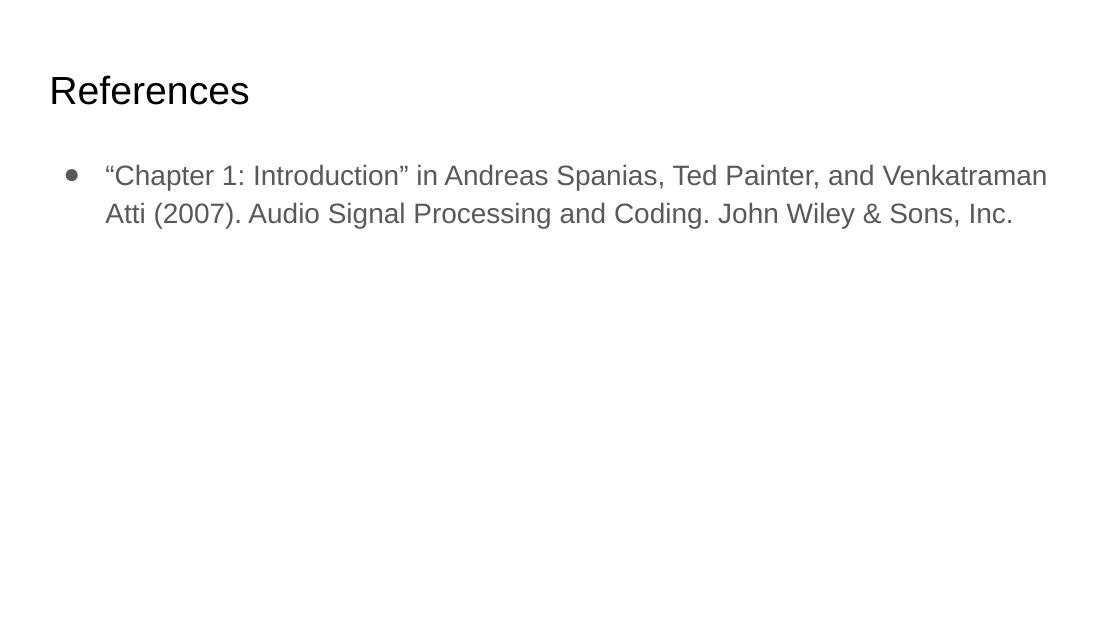
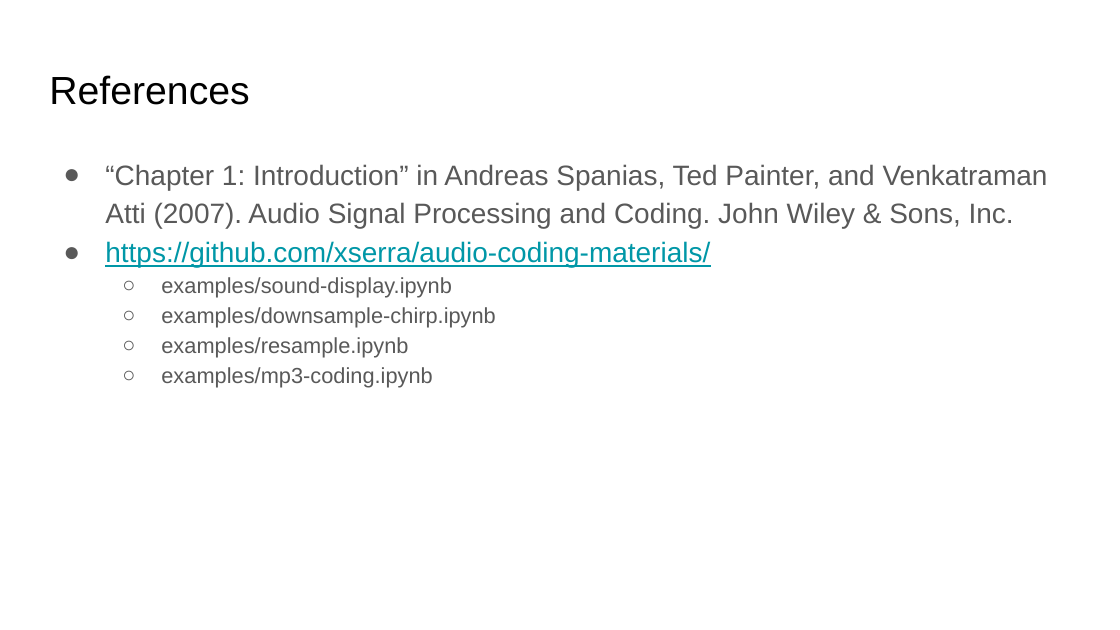
Before and after one commit to xserra/audio-coding-materials, a slide deck: slide 11 of lectures/1. Introduction to audio coding.pptx. Drawn at 1120x630 pixels with LibreOffice and Linux fonts; fonts in the diff are those of the drawing. Boxes give left, top, right and bottom in pixels: in the first picture for what was removed or moved away, otherwise in the second. Text is boxed around its words. In the diff, an @@ line names an element or a change of style, - is before the commit and + after.

Commit message:
added example references

```diff
--- a/lectures/1. Introduction to audio coding.pptx
+++ b/lectures/1. Introduction to audio coding.pptx
@@ text at [105,241,710,388]: paragraphs added @@
+● https://github.com/xserra/audio-coding-materials/
+  ○ examples/sound-display.ipynb
+  ○ examples/downsample-chirp.ipynb
+  ○ examples/resample.ipynb
+  ○ examples/mp3-coding.ipynb
```
Also in this commit, not shown: 1 other file.
